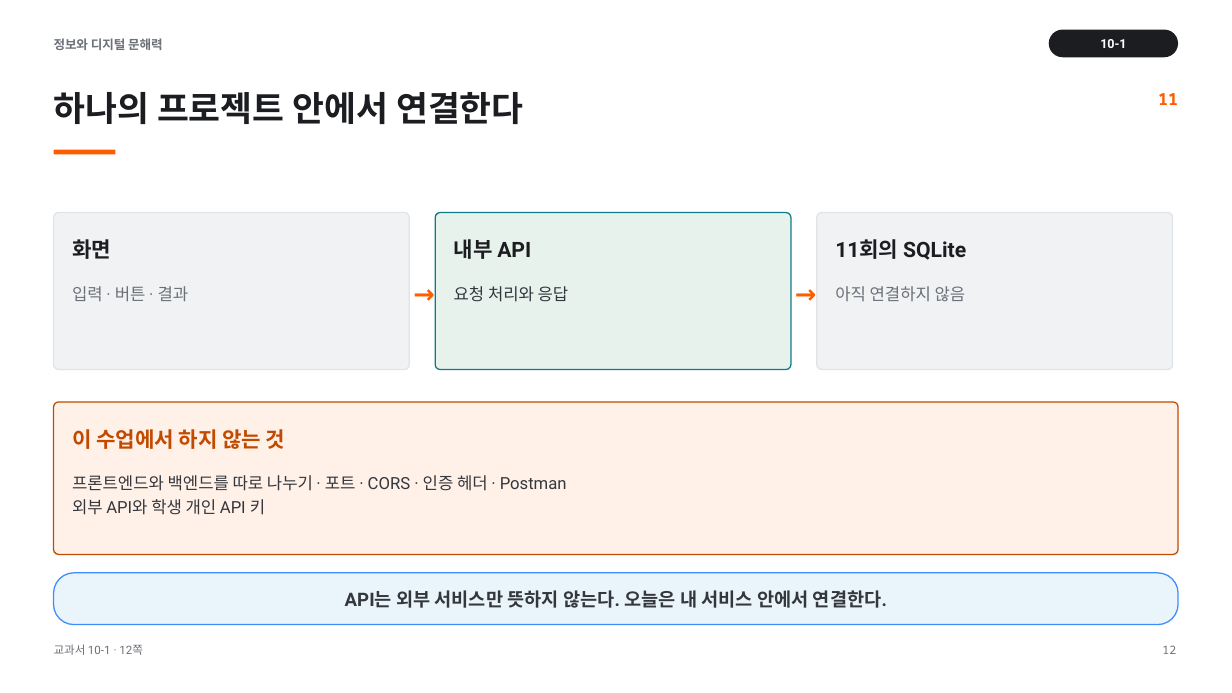
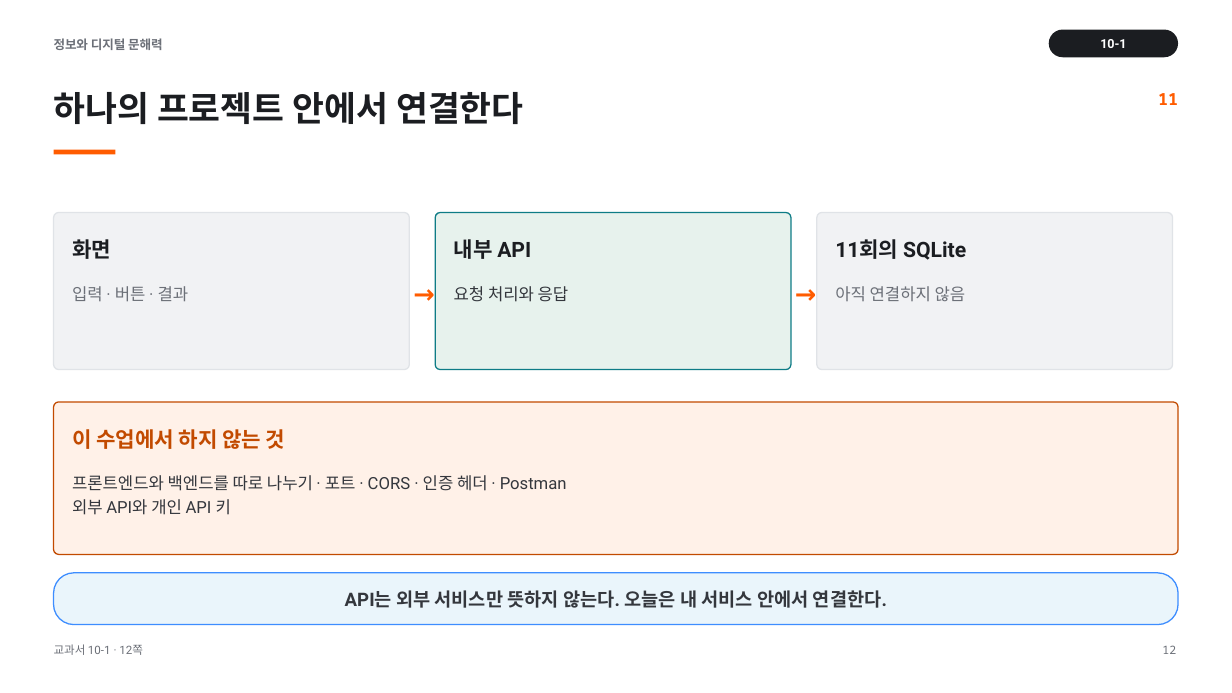
Before and after one commit to cozy819/2026-02__jdh, a slide deck: slide 12 of 10/ppt/10-1_API와_요청·응답_이해하기_v1.pptx. Drawn at 1232x693 pixels with LibreOffice and Linux fonts; fonts in the diff are those of the drawing. Boxes give left, top, right and bottom in pixels: in the first picture for what was removed or moved away, otherwise in the second. Text is boxed around its words. In the diff, an @@ line names an element or a change of style, - is before the commit and + after.

```diff
--- a/10/ppt/10-1_API와_요청·응답_이해하기_v1.pptx
+++ b/10/ppt/10-1_API와_요청·응답_이해하기_v1.pptx
@@ text at (72, 499, 231, 515): text changed @@
-외부 API와 학생 개인 API 키
+외부 API와 개인 API 키
```
Also in this commit, not shown: 6 other files.
